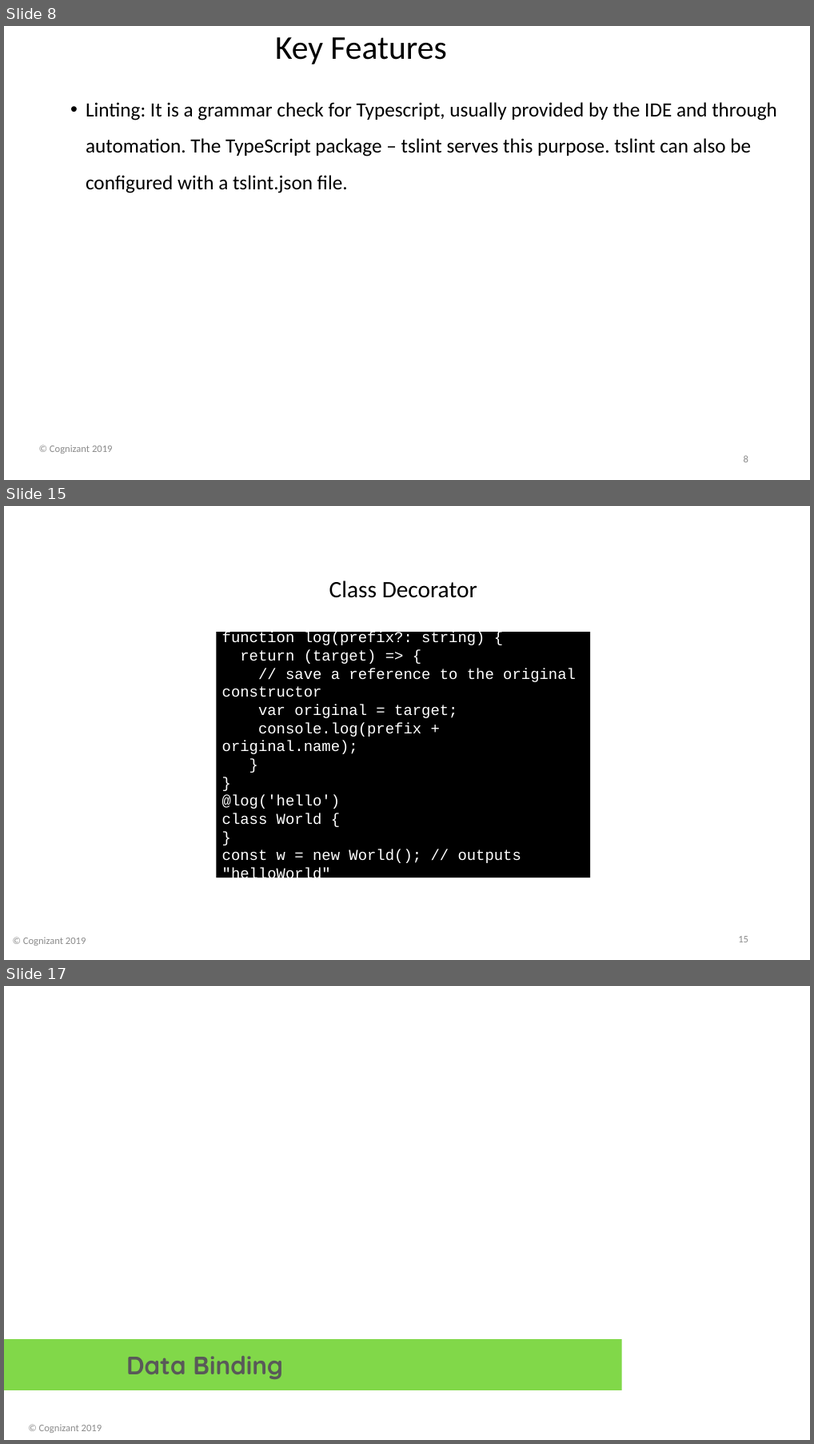
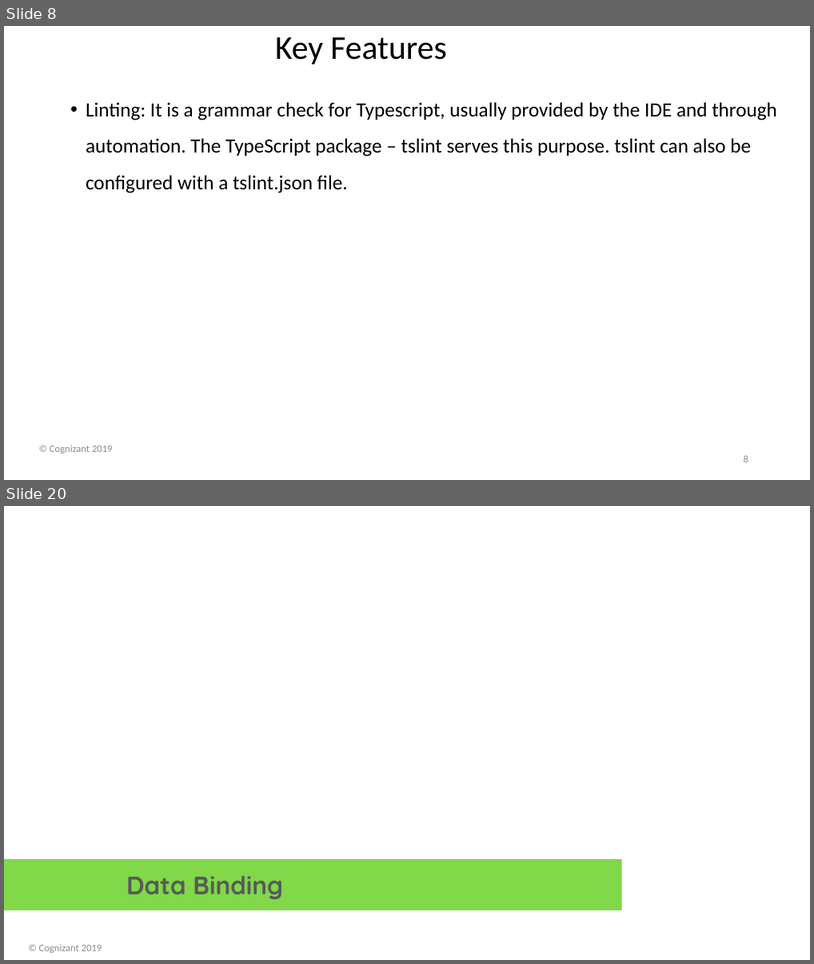
Before and after one commit to davembrownx/PowerPoint-Decks, a slide deck: Angular 8 Day 2 Basic Concepts and Binding.pptx. Shown one above the other, each under a label of ours: slides 8, 15 and 17 before the commit, slides 8 and 20 after it; the slides between them are not shown. The pictures are 814x1444 and 814x964 pixels, drawn with LibreOffice and Linux fonts; fonts in the diff are those of the drawing; background and template pictures are left out. Boxes give left, top, right and bottom in pixels: in the first picture for what was removed or moved away, otherwise in the second. Text is boxed around its words. In the diff, an @@ line names an element or a change of style, - is before the commit and + after.

```diff
--- a/Angular 8 Day 2 Basic Concepts and Binding.pptx
+++ b/Angular 8 Day 2 Basic Concepts and Binding.pptx
@@ slide 15 removed at (4,506,810,960), background picture (left out) @@
@@ title removed at (316,506,491,556) @@
-Decorators
@@ text removed at (330,580,478,598) @@
-Class Decorator
@@ rectangle removed at (216,632,591,877) @@
-function log(prefix?: string) {
-return (target) => {
-// save a reference to the original constructor
-var original = target;
-console.log(prefix + original.name);
-}
-}
-@log('hello')
-class World {
-}
-const w = new World(); // outputs "helloWorld"
@@ text removed at (23,936,86,945) @@
-© Cognizant 2019
@@ page number removed at (738,936,749,942) @@
-15
@@ what was slide 17 is now slide 20 @@
```
Also in this commit, not shown: 9 slides changed, 5 slides added, 1 other slide removed.
